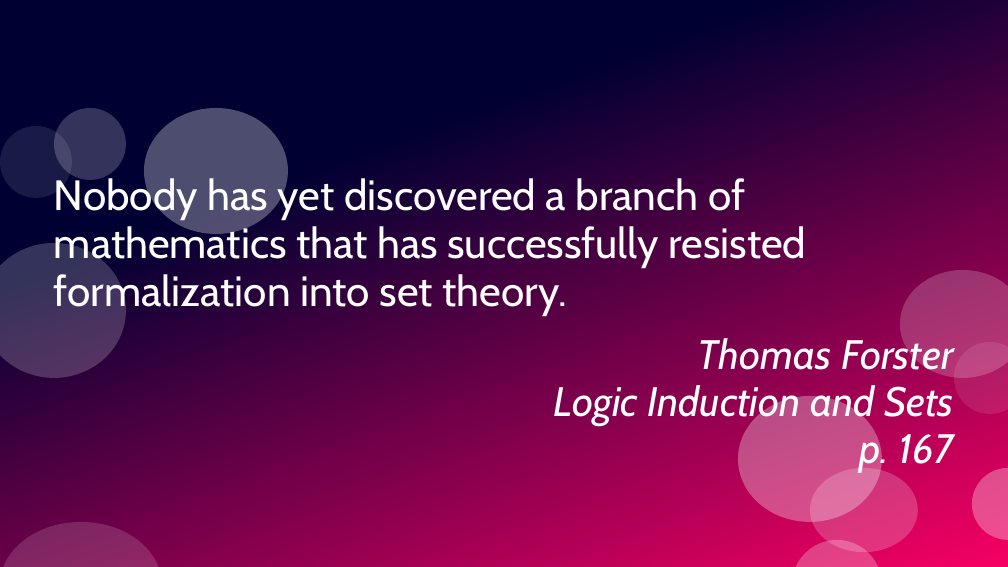
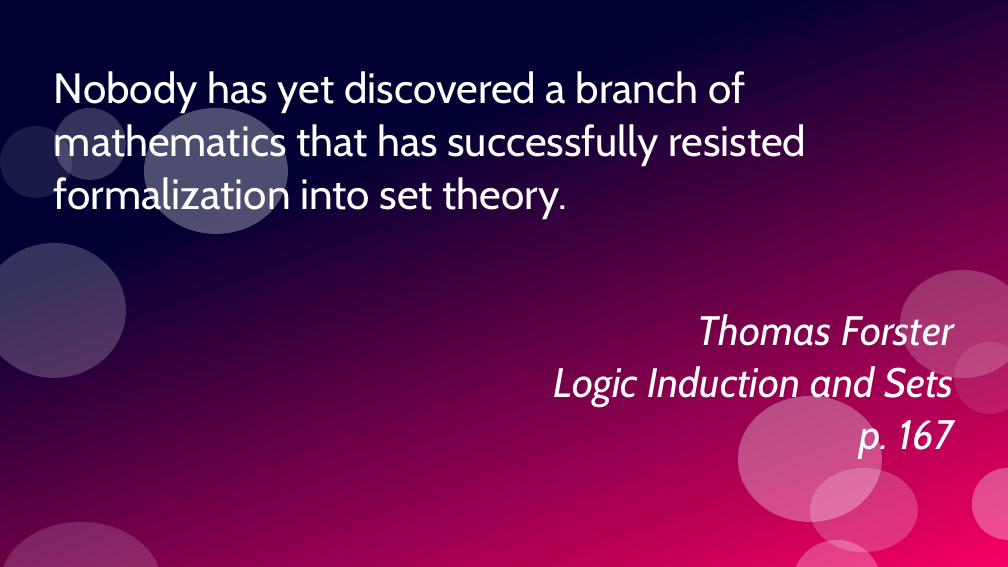
Before and after one commit to ramalho/sets-in-go, a slide deck: slide 10 of sets-in-go.odp. Drawn at 1008x567 pixels with LibreOffice and Linux fonts; fonts in the diff are those of the drawing. Boxes give left, top, right and bottom in pixels: in the first picture for what was removed or moved away, otherwise in the second. Text is boxed around its words. In the diff, an @@ line names an element or a change of style, - is before the commit and + after.

```diff
--- a/sets-in-go.odp
+++ b/sets-in-go.odp
@@ text "Nobody has yet discovered a ...": place and size @@
-text "Nobody has yet discovered a ..." at box(54, 175, 954, 472)
+text "Nobody has yet discovered a ..." at box(54, 71, 954, 459)
@@ text "Nobody has yet discovered a ..." at box(54, 71, 954, 459): line spacing 0.95 to 1.05 @@
```
Also in this commit, not shown: 8 other slides changed, 12 slides added, 2 slides removed, 2 other files.
